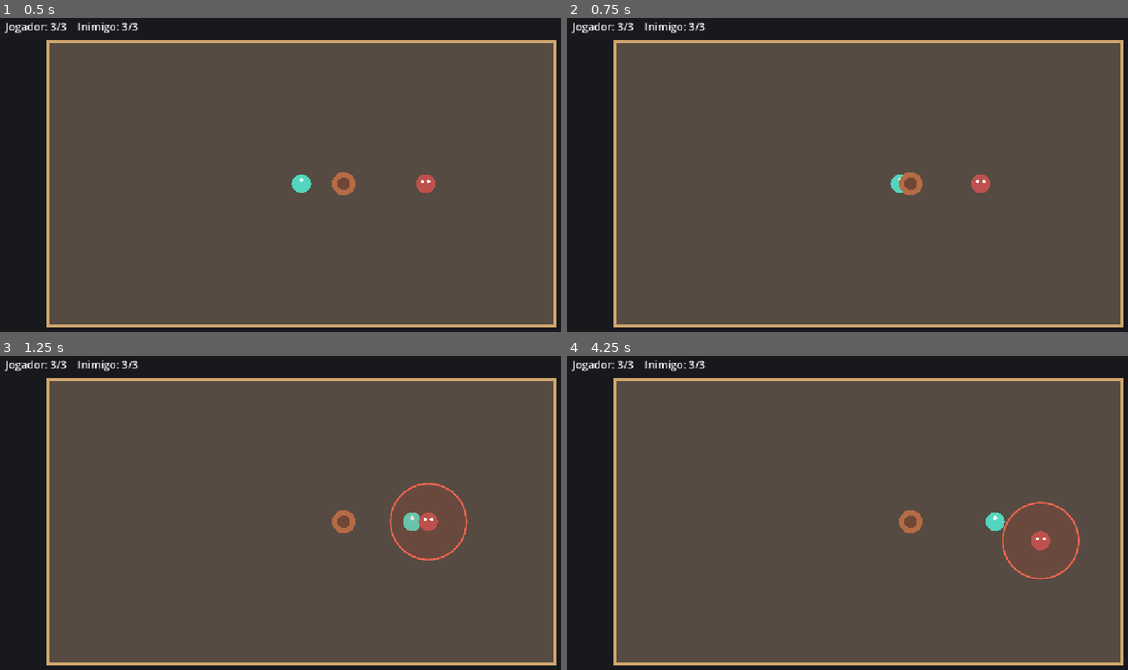
Above: before the commit, frames 1-4 (two rows, left to right).
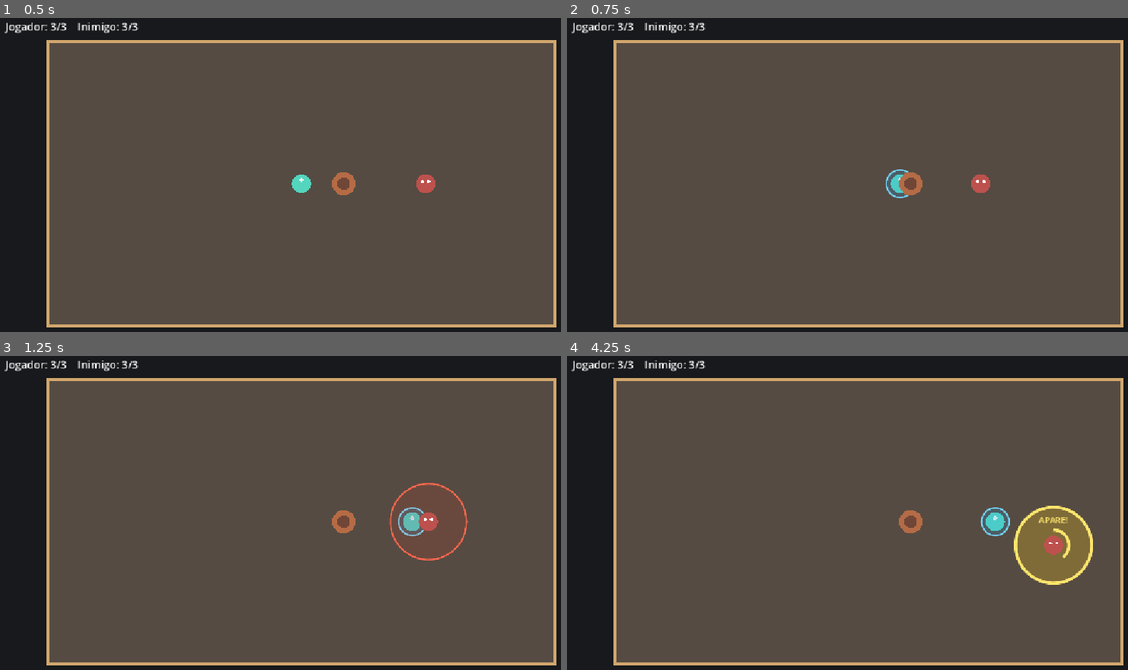
Above: after the commit, the same moments.

Repository: crawzler/Ludus
Game: Godot game, scene res://scenes/arena.tscn
Same seed, same stepped clock (60 frames per second), same inputs: the game is played once before the commit and once after it.
Inputs (mouse positions are in pixels of both pictures, inside the frame that each line leads up to):
- Up to frame 1 (0.5 s): no input
- Up to frame 2 (0.75 s): tap Enter at 0.5 s; move the mouse to (1004, 165) at 0.52 s; hold D (move_right) from 0.53 s (still down); hold Right mouse button (block, bound only after the commit) from 0.53 s (still down); click (1004, 165) at 0.6 s
- Up to frame 3 (1.25 s): keep holding D (move_right); keep holding Right mouse button (block, bound only after the commit)
- Up to frame 4 (4.25 s): move the mouse to (746, 538) at 1.27 s; release D (move_right) at 1.28 s; release Right mouse button (block, bound only after the commit) at 1.28 s; hold S (move_down) 1.28-2.03 s; right-click (746, 538) at 1.35 s; tap Space (block, bound only before the commit) at 1.55, 3.8 s; move the mouse to (931, 447) at 2.02 s; hold D (move_right) 2.03-2.78 s; hold Space (block, bound only before the commit) 2.03-2.78 s; click (931, 447) at 2.3 s; move the mouse to (836, 591) at 2.77 s; hold W (move_up) 2.78-3.53 s; click (836, 591) at 2.85 s; right-click (836, 591) at 3.05 s; move the mouse to (1049, 572) at 3.52 s; hold A (move_left) from 3.53 s (still down); hold Right mouse button (block, bound only after the commit) from 3.53 s (still down)

Frame 1 is identical in both runs. In frame 2, 0.2% of the frame differs, in the area x 56-61%, y 48-58%; in frame 3, 0.2%; in frame 4, 3.1%, in the area x 73-94%, y 46-73%.

Commit message:
feat: add shared block and parry
Co-authored-by: Copilot <223556219+Copilot@users.noreply.github.com>

Diff:
--- a/project.godot
+++ b/project.godot
@@ -54,7 +54,7 @@
 
 block={
 "deadzone": 0.2,
-"events": [Object(InputEventKey,"resource_local_to_scene":false,"resource_name":"","device":-1,"window_id":0,"alt_pressed":false,"shift_pressed":false,"ctrl_pressed":false,"meta_pressed":false,"pressed":false,"keycode":0,"physical_keycode":32,"key_label":0,"unicode":32,"location":0,"echo":false,"script":null)]
+"events": [Object(InputEventMouseButton,"resource_local_to_scene":false,"resource_name":"","device":-1,"window_id":0,"alt_pressed":false,"shift_pressed":false,"ctrl_pressed":false,"meta_pressed":false,"pressed":false,"button_mask":0,"position":Vector2(0,0),"global_position":Vector2(0,0),"factor":1.0,"button_index":2,"canceled":false,"double_click":false,"script":null)]
 }
 
 [physics]
--- a/scripts/enemy.gd
+++ b/scripts/enemy.gd
@@ -9,6 +9,7 @@
 const ATTACK_RANGE: float = 72.0
 const ATTACK_DAMAGE: int = 1
 const TELEGRAPH_DURATION: float = 0.65
+const PARRY_WINDOW_DURATION: float = 0.3
 const ATTACK_DURATION: float = 0.18
 const RECOVERY_DURATION: float = 1.0
 const MAX_HEALTH: int = 3
@@ -18,6 +19,7 @@
 const HIT_COLOR: Color = Color("#fff2a6")
 const TELEGRAPH_COLOR: Color = Color(1.0, 0.24, 0.12, 0.12)
 const ATTACK_COLOR: Color = Color(1.0, 0.12, 0.06, 0.28)
+const PARRY_WINDOW_COLOR: Color = Color("#ffe66d")
 
 var state: State = State.CHASING
 var state_time_remaining: float = 0.0
@@ -44,7 +46,7 @@
 		State.CHASING:
 			_chase_or_telegraph()
 		State.TELEGRAPHING:
-			_advance_attack_state(delta, State.ATTACKING, ATTACK_DURATION)
+			_advance_telegraph(delta)
 		State.ATTACKING:
 			_advance_attack_state(delta, State.RECOVERING, RECOVERY_DURATION)
 		State.RECOVERING:
@@ -76,6 +78,33 @@
 		queue_redraw()
 		if next_state == State.ATTACKING:
 			_try_hit_player()
+
+
+func _advance_telegraph(delta: float) -> void:
+	velocity = Vector2.ZERO
+	state_time_remaining = maxf(state_time_remaining - delta, 0.0)
+	queue_redraw()
+
+	if (
+		state_time_remaining > 0.0
+		and state_time_remaining <= PARRY_WINDOW_DURATION
+		and bool(player.call("try_parry_attack"))
+	):
+		_enter_recovery()
+		return
+
+	if state_time_remaining <= 0.0:
+		state = State.ATTACKING
+		state_time_remaining = ATTACK_DURATION
+		queue_redraw()
+		_try_hit_player()
+
+
+func _enter_recovery() -> void:
+	state = State.RECOVERING
+	state_time_remaining = RECOVERY_DURATION
+	velocity = Vector2.ZERO
+	queue_redraw()
 
 
 func _try_hit_player() -> void:
@@ -123,17 +152,54 @@
 
 func _draw() -> void:
 	if state == State.TELEGRAPHING:
-		draw_circle(Vector2.ZERO, ATTACK_RANGE, TELEGRAPH_COLOR)
-		draw_arc(
-			Vector2.ZERO,
-			ATTACK_RANGE,
-			0.0,
-			TAU,
-			48,
-			Color("#ff684f"),
-			3.0,
-			true
-		)
+		if state_time_remaining <= PARRY_WINDOW_DURATION:
+			draw_circle(Vector2.ZERO, ATTACK_RANGE, Color(1.0, 0.82, 0.1, 0.24))
+			draw_arc(
+				Vector2.ZERO,
+				ATTACK_RANGE,
+				0.0,
+				TAU,
+				48,
+				PARRY_WINDOW_COLOR,
+				5.0,
+				true
+			)
+			var window_progress: float = clampf(
+				state_time_remaining / PARRY_WINDOW_DURATION,
+				0.0,
+				1.0
+			)
+			draw_arc(
+				Vector2.ZERO,
+				29.0,
+				-PI / 2.0,
+				-PI / 2.0 + TAU * window_progress,
+				32,
+				PARRY_WINDOW_COLOR,
+				5.0,
+				true
+			)
+			draw_string(
+				ThemeDB.fallback_font,
+				Vector2(-58.0, -42.0),
+				"APARE!",
+				HORIZONTAL_ALIGNMENT_CENTER,
+				116.0,
+				16,
+				PARRY_WINDOW_COLOR
+			)
+		else:
+			draw_circle(Vector2.ZERO, ATTACK_RANGE, TELEGRAPH_COLOR)
+			draw_arc(
+				Vector2.ZERO,
+				ATTACK_RANGE,
+				0.0,
+				TAU,
+				48,
+				Color("#ff684f"),
+				3.0,
+				true
+			)
 	elif state == State.ATTACKING:
 		draw_circle(Vector2.ZERO, ATTACK_RANGE, ATTACK_COLOR)
 		draw_arc(
--- a/scripts/player.gd
+++ b/scripts/player.gd
@@ -8,13 +8,16 @@
 const ATTACK_DAMAGE: int = 1
 const ATTACK_FEEDBACK_DURATION: float = 0.12
 const BLOCK_FEEDBACK_DURATION: float = 0.2
+const PARRY_FEEDBACK_DURATION: float = 0.45
 const MAX_HEALTH: int = 3
 const HIT_FLASH_DURATION: float = 0.12
 const HIT_COLOR: Color = Color("#fff2a6")
 const BLOCK_COLOR: Color = Color("#75d8ff")
+const PARRY_COLOR: Color = Color("#ffe66d")
 
 var attack_feedback_remaining: float = 0.0
 var block_feedback_remaining: float = 0.0
+var parry_feedback_remaining: float = 0.0
 var block_held: bool = false
 var health: int = MAX_HEALTH
 var combat_finished: bool = false
@@ -50,6 +53,9 @@
 	if block_feedback_remaining > 0.0:
 		block_feedback_remaining = maxf(block_feedback_remaining - delta, 0.0)
 		queue_redraw()
+	if parry_feedback_remaining > 0.0:
+		parry_feedback_remaining = maxf(parry_feedback_remaining - delta, 0.0)
+		queue_redraw()
 
 
 func _attack() -> void:
@@ -84,6 +90,15 @@
 		return false
 
 	block_feedback_remaining = BLOCK_FEEDBACK_DURATION
+	queue_redraw()
+	return true
+
+
+func try_parry_attack() -> bool:
+	if combat_finished or not Input.is_action_just_pressed("block"):
+		return false
+
+	parry_feedback_remaining = PARRY_FEEDBACK_DURATION
 	queue_redraw()
 	return true
 
@@ -127,4 +142,24 @@
 		draw_circle(Vector2.ZERO, 26.0, Color(0.16, 0.65, 0.95, 0.2))
 		draw_arc(Vector2.ZERO, 26.0, 0.0, TAU, 48, BLOCK_COLOR, 3.0, true)
 	if block_feedback_remaining > 0.0:
-		draw_arc(Vector2.ZERO, 32.0, 0.0, TAU, 48, Color.WHITE, 3.0, true)
+		draw_arc(Vector2.ZERO, 32.0, 0.0, TAU, 48, BLOCK_COLOR, 4.0, true)
+		draw_string(
+			ThemeDB.fallback_font,
+			Vector2(-48.0, -34.0),
+			"BLOQUEIO",
+			HORIZONTAL_ALIGNMENT_CENTER,
+			96.0,
+			14,
+			BLOCK_COLOR
+		)
+	if parry_feedback_remaining > 0.0:
+		draw_arc(Vector2.ZERO, 38.0, 0.0, TAU, 48, PARRY_COLOR, 5.0, true)
+		draw_string(
+			ThemeDB.fallback_font,
+			Vector2(-36.0, -42.0),
+			"APARO!",
+			HORIZONTAL_ALIGNMENT_CENTER,
+			72.0,
+			16,
+			PARRY_COLOR
+		)
Not shown, changed: docs/DECISOES.md
Not shown, changed: docs/DIARIO_DE_DESENVOLVIMENTO.md
Not shown, changed: docs/ESTADO_ATUAL.md
Not shown, changed: docs/GUIA_DE_DESENVOLVIMENTO.md
